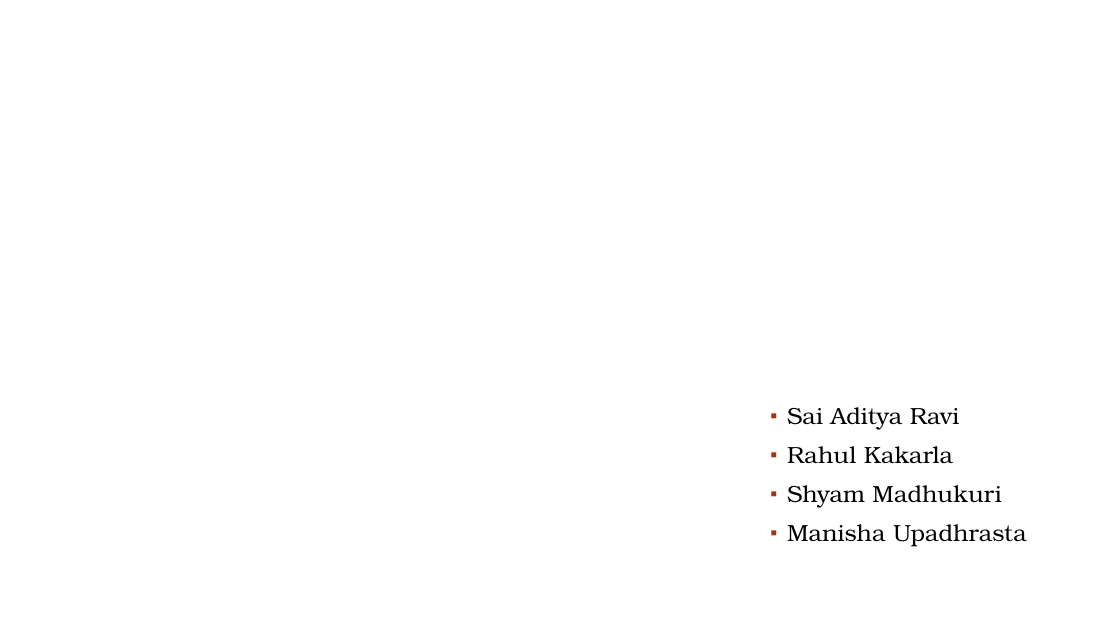
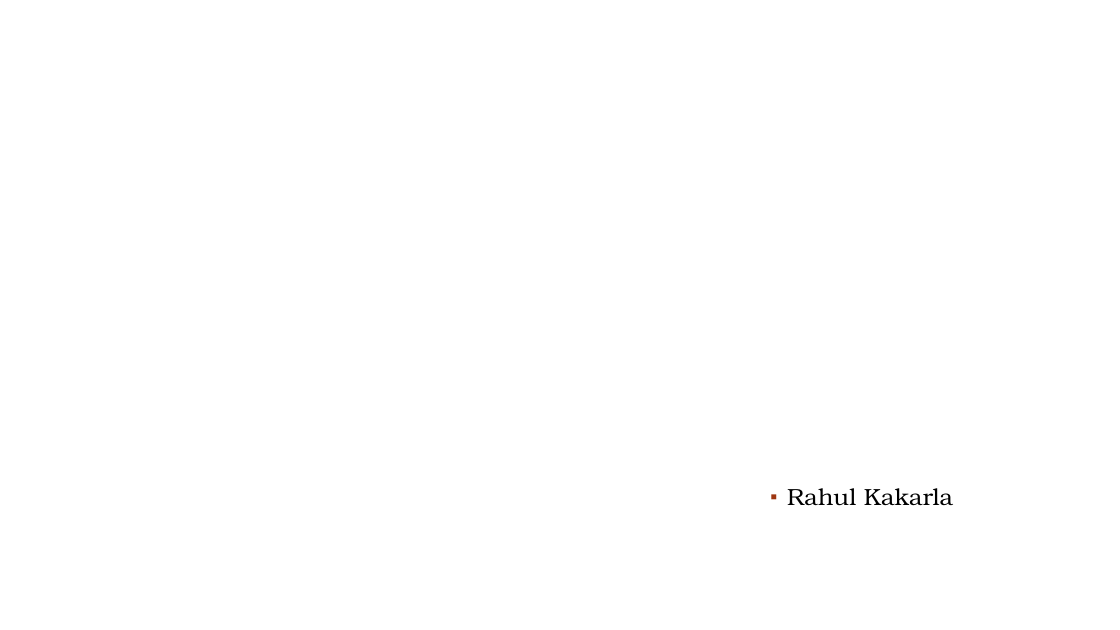
Before and after one commit to RahulKakarla/DES-Algorithm, a slide deck: slide 18 of DES ALGORITHM.pptx. Drawn at 1120x630 pixels with LibreOffice and Linux fonts; fonts in the diff are those of the drawing; background and template pictures are left out. Boxes give left, top, right and bottom in pixels: in the first picture for what was removed or moved away, otherwise in the second. Text is boxed around its words. In the diff, an @@ line names an element or a change of style, - is before the commit and + after.

```diff
--- a/DES ALGORITHM.pptx
+++ b/DES ALGORITHM.pptx
@@ text at (787,407,959,429): paragraph removed @@
-▪ Sai Aditya Ravi
@@ text at (787,485,1027,547): paragraphs removed @@
-▪ Shyam Madhukuri
-▪ Manisha Upadhrasta
```
Also in this commit, not shown: 2 other slides changed.
